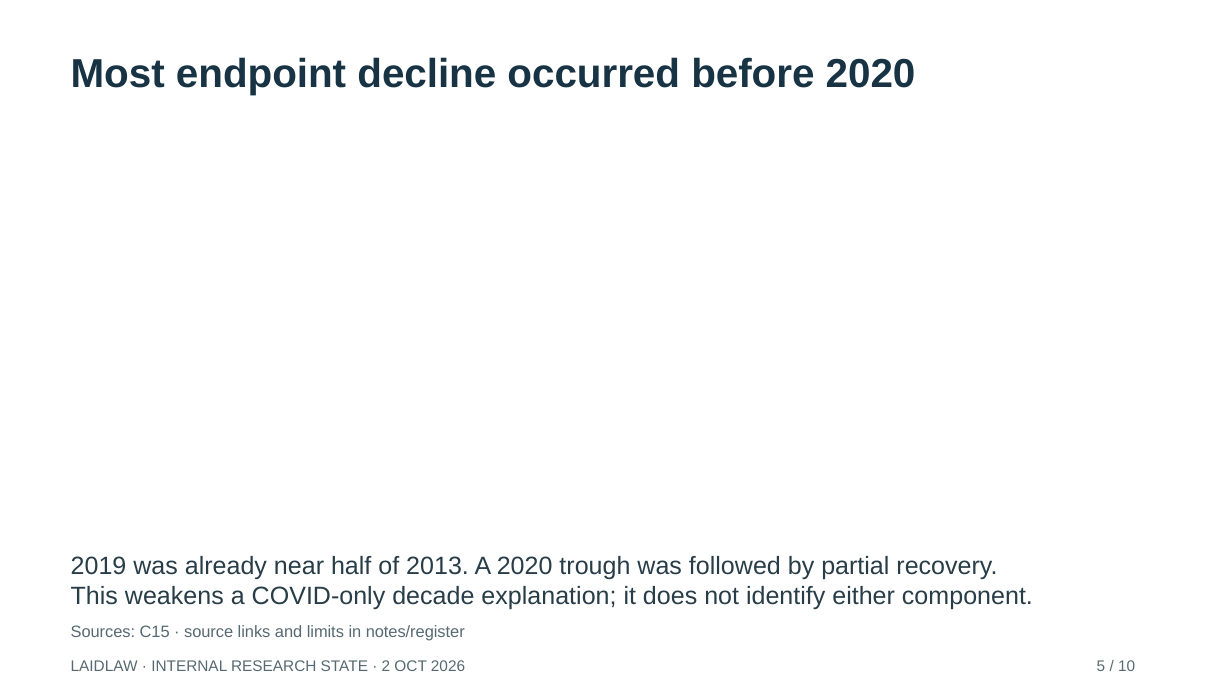
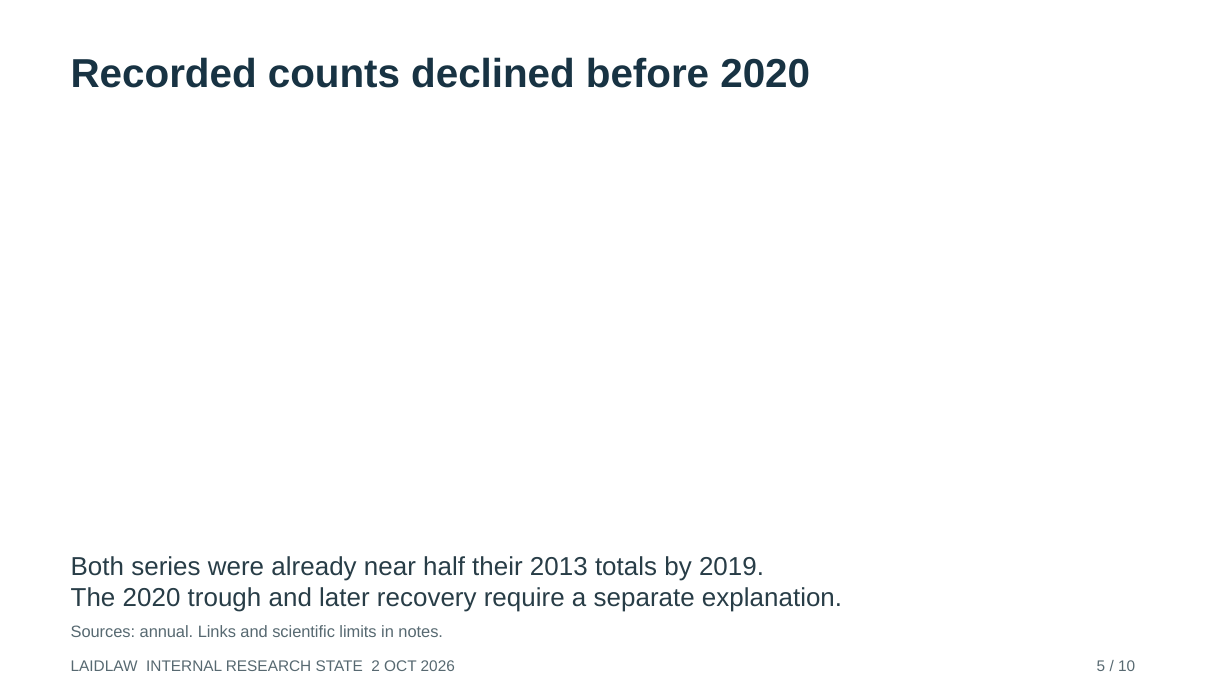
Before and after one commit to bobshenruililin/Laidlaw-Heat-Project, a slide deck: slide 5 of reports/auto_research/2026-10-02/Research_State_Briefing.pptx. Drawn at 1232x693 pixels with LibreOffice and Linux fonts; fonts in the diff are those of the drawing. Boxes give left, top, right and bottom in pixels: in the first picture for what was removed or moved away, otherwise in the second. Text is boxed around its words. In the diff, an @@ line names an element or a change of style, - is before the commit and + after.

```diff
--- a/reports/auto_research/2026-10-02/Research_State_Briefing.pptx
+++ b/reports/auto_research/2026-10-02/Research_State_Briefing.pptx
@@ text at (71,57,810,88): text changed @@
-Most endpoint decline occurred before 2020
+Recorded counts declined before 2020
@@ text at (71,556,842,612): text changed; size 19.5 to 20.2 pt @@
-2019 was already near half of 2013. A 2020 trough was followed by partial recovery.
-This weakens a COVID-only decade explanation; it does not identify either component.
+Both series were already near half their 2013 totals by 2019.
+The 2020 trough and later recovery require a separate explanation.
@@ text at (71,625,443,637): text changed @@
-Sources: C15 · source links and limits in notes/register
+Sources: annual. Links and scientific limits in notes.
@@ text at (71,660,455,671): text changed @@
-LAIDLAW · INTERNAL RESEARCH STATE · 2 OCT 2026
+LAIDLAW INTERNAL RESEARCH STATE 2 OCT 2026
```
Also in this commit, not shown: 3 other slides changed, 6 slides added, 6 slides removed, 49 other files.
